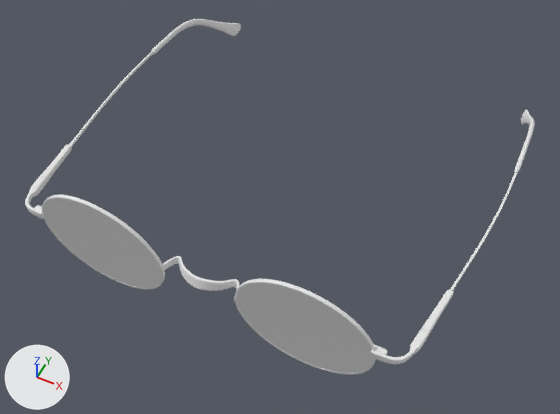
What one commit did to the glTF model frontend/public/models/eyeglasses.glb.
One viewpoint serves both versions: a camera (50 mm lens) standing at (5.18, -8.21, 13.12) and looking at (-0.13, 2.4, -0.13). The lights are fixed; the arrows at lower left show +X, +Y and +Z. Where no turn or scale is listed for an object, it has been applied to the vertices. Vertices at the same position are counted once.

The older version as bpy lines, for what is in view:
```python
ob_circle = bpy.data.objects.new('Circle', me_circle)
ob_circle.location = (0.0, 0.0, 0.0)
ob_circle.rotation_euler = (1.571, 0.0, 0.0)  # degrees (90, 0, 0)
ob_circle_001 = bpy.data.objects.new('Circle.001', me_circle_001)
ob_circle_001.location = (0.0, 0.0, 0.0)
ob_circle_002 = bpy.data.objects.new('Circle.002', me_circle_002)
ob_circle_002.location = (0.0, 0.0, 0.0)
ob_cylinder_002 = bpy.data.objects.new('Cylinder.002', me_cylinder_002)
ob_cylinder_002.location = (0.0, 0.0, 0.0)
ob_cylinder_004_cylinder_003 = bpy.data.objects.new('Cylinder.004_Cylinder.003', me_cylinder_004_cylinder_003)
ob_cylinder_004_cylinder_003.location = (0.0, 0.0, 0.0)
ob_plane = bpy.data.objects.new('Plane', me_plane)
ob_plane.location = (0.0, 0.0, 0.0)
ob_plane_001 = bpy.data.objects.new('Plane.001', me_plane_001)
ob_plane_001.location = (0.0, 0.0, 0.0)
ob_plane_002 = bpy.data.objects.new('Plane.002', me_plane_002)
ob_plane_002.location = (0.0, 0.0, 0.0)
ob_plane_003 = bpy.data.objects.new('Plane.003', me_plane_003)
ob_plane_003.location = (0.0, 0.0, 0.0)
```
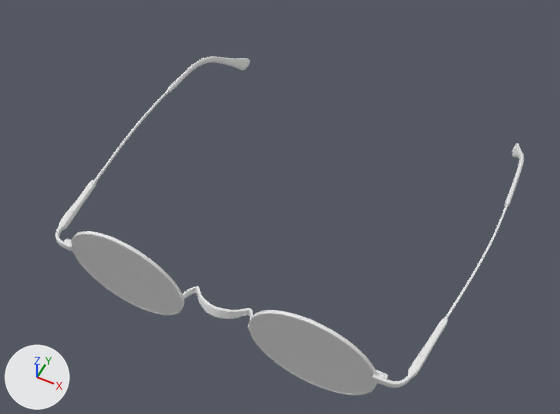
Patch to the scene script:
```diff
--- a/frontend/public/models/eyeglasses.glb.py
+++ b/frontend/public/models/eyeglasses.glb.py
@@ me_circle @@
 # used by ob_circle; location = (0.0, 0.0, 0.0); rotation_euler = (1.571, 0.0, 0.0), in degrees (90, 0, 0)
-me_circle.from_pydata(...)  # 5120 vertices, 10240 faces; spans x -3.53..3.53, y 0.03..2.75, z 1.04..1.41
+me_circle.from_pydata(...)  # 50006 vertices, 99808 faces; spans x -4.55..4.55, y -0.97..8.23, z -1.5..1.24
+# me_circle part 1: the loose piece of 2561 vertices spanning x 0.78..3.53, y 0.03..2.75, z 1.04..1.41 is turned 90 degrees about the x axis through its middle, then moved by (0.0, -2.17, -1.35)
+# me_circle part 2: the loose piece of 2559 vertices spanning x -3.53..-0.78, y 0.03..2.75, z 1.04..1.41 is turned 90 degrees about the x axis through its middle, then moved by (0.0, -2.17, -1.35)
+# me_circle part 3: 44886 vertices added at x -4.55..4.55, y -0.96..8.23, z -1.5..1.21
 me_circle.materials.append(mat_futi)
+me_circle.materials.append(mat_glass)  # white #e7e7e7
+me_circle.materials.append(mat_metal)  # white #e7e7e7
+me_circle.materials.append(mat_turu)  # white #e7e7e7
@@ ob_circle @@
 ob_circle.location = (0.0, 0.0, 0.0)
-ob_circle.rotation_euler = (1.571, 0.0, 0.0)  # degrees (90, 0, 0)
@@ ob_circle_001 @@
-ob_circle_001 = bpy.data.objects.new('Circle.001', me_circle_001)
-ob_circle_001.location = (0.0, 0.0, 0.0)
@@ ob_circle_002 @@
-ob_circle_002 = bpy.data.objects.new('Circle.002', me_circle_002)
-ob_circle_002.location = (0.0, 0.0, 0.0)
@@ ob_cylinder_002 @@
-ob_cylinder_002 = bpy.data.objects.new('Cylinder.002', me_cylinder_002)
-ob_cylinder_002.location = (0.0, 0.0, 0.0)
@@ ob_cylinder_004_cylinder_003 @@
-ob_cylinder_004_cylinder_003 = bpy.data.objects.new('Cylinder.004_Cylinder.003', me_cylinder_004_cylinder_003)
-ob_cylinder_004_cylinder_003.location = (0.0, 0.0, 0.0)
@@ ob_plane @@
-ob_plane = bpy.data.objects.new('Plane', me_plane)
-ob_plane.location = (0.0, 0.0, 0.0)
@@ ob_plane_001 @@
-ob_plane_001 = bpy.data.objects.new('Plane.001', me_plane_001)
-ob_plane_001.location = (0.0, 0.0, 0.0)
@@ ob_plane_002 @@
-ob_plane_002 = bpy.data.objects.new('Plane.002', me_plane_002)
-ob_plane_002.location = (0.0, 0.0, 0.0)
@@ ob_plane_003 @@
-ob_plane_003 = bpy.data.objects.new('Plane.003', me_plane_003)
-ob_plane_003.location = (0.0, 0.0, 0.0)
```

What differs and where, as boxes (x1, y1, x2, y2) in the pictures (560 x 414 px; the box of a moved part takes in the faces that stretch with it):
'Circle', reshaped, turned
    before: (42, 195, 376, 375)
    after: (55, 56, 524, 395)
'Circle.001', deleted
    before: (44, 199, 373, 373)
'Plane.001', deleted
    before: (25, 144, 453, 364)
'Plane.003', deleted
    before: (151, 19, 535, 173)
'Plane', deleted
    before: (160, 256, 240, 302)
'Plane.002', deleted
    before: (69, 52, 518, 291)
'Circle.002', deleted
    before: (235, 26, 525, 120)
'Cylinder.004_Cylinder.003', deleted
    before: (41, 177, 425, 332)
part 1 of me_circle, moved or reshaped
    before: (235, 279, 376, 375)
    after: (249, 310, 377, 395)
part 2 of me_circle, moved or reshaped
    before: (42, 195, 165, 289)
    after: (71, 231, 184, 315)
part 3 of me_circle, added
    after: (55, 56, 524, 394)
